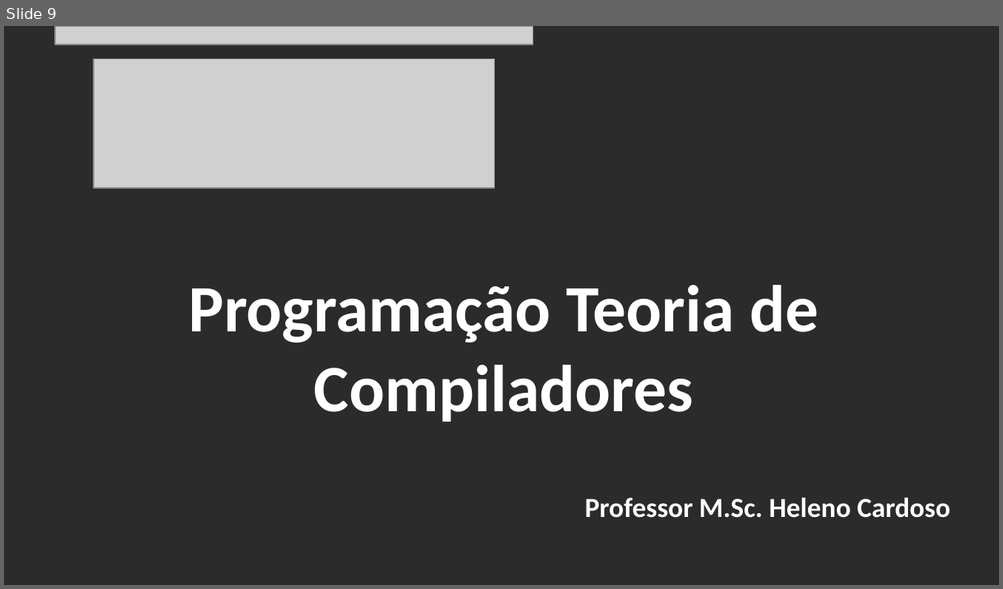
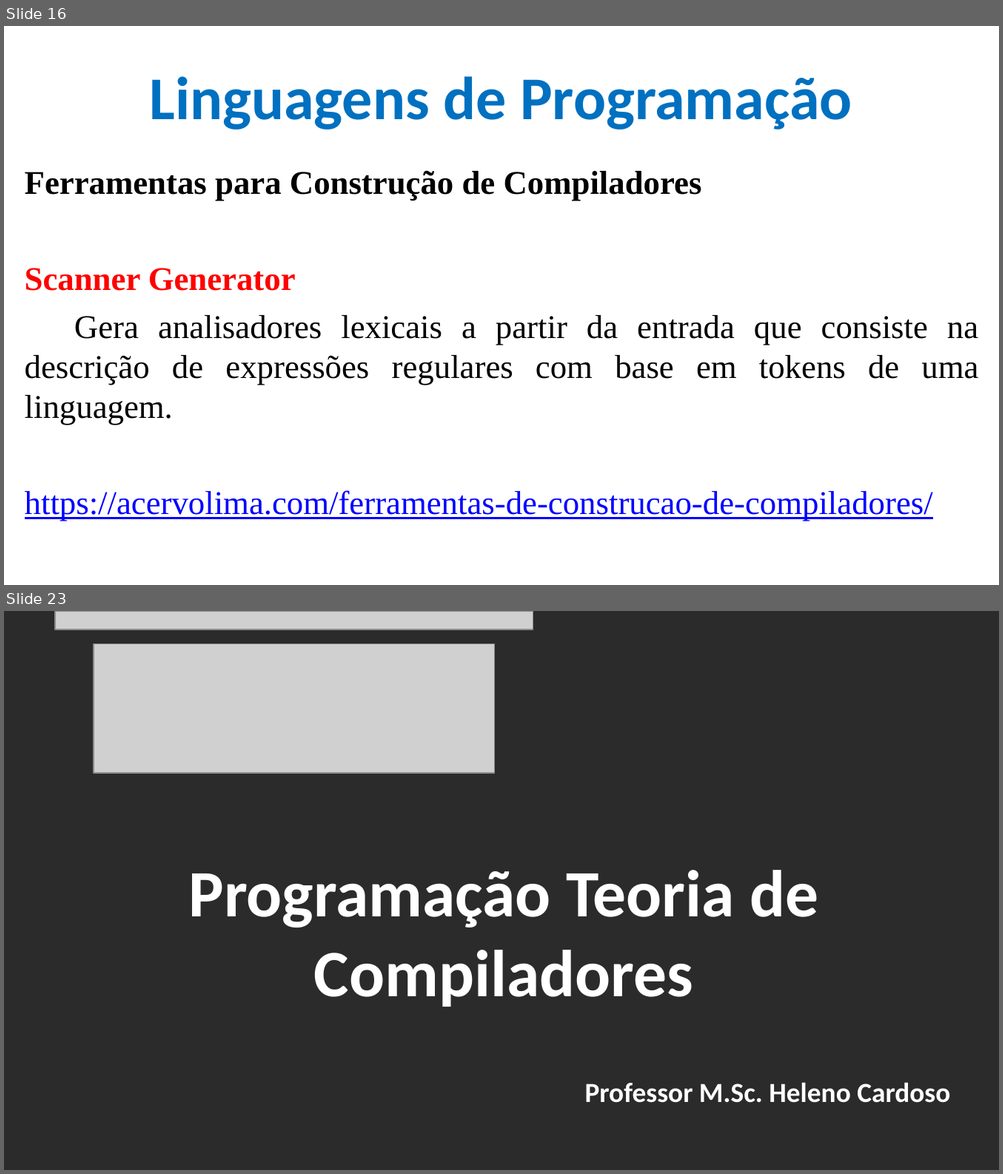
Before and after one commit to CloudEducationBrazil/WydenTeoriaCompiladores, a slide deck: 01 Classes/Aula 03 Teoria de Compiladores - Linguagens de programação.pptx. Shown one above the other, each under a label of ours: slide 9 before the commit, slides 16 and 23 after it; the slides between them are not shown. The pictures are 1003x589 and 1003x1174 pixels, drawn with LibreOffice and Linux fonts; fonts in the diff are those of the drawing; grey boxes stand for pictures; background and template pictures are left out; a plain dark background stands for a picture behind light text. Boxes give left, top, right and bottom in pixels: in the first picture for what was removed or moved away, otherwise in the second. Text is boxed around its words. In the diff, an @@ line names an element or a change of style, - is before the commit and + after.

Commit message:
Aula 03 Teoria de compiladores 21092022

```diff
--- a/01 Classes/Aula 03 Teoria de Compiladores - Linguagens de programação.pptx
+++ b/01 Classes/Aula 03 Teoria de Compiladores - Linguagens de programação.pptx
@@ slide 16 added at (4,26,999,585), background picture (left out) @@
@@ title added at (149,76,852,130), 44 pt, text #0070C0, bold @@
+Linguagens de Programação
@@ text added at (25,170,978,521), 24 pt, text #000000 @@
+Ferramentas para Construção de Compiladores
+Scanner Generator
+Gera analisadores lexicais a partir da entrada que consiste na descrição de expressões regulares com base em tokens de uma linguagem.
+https://acervolima.com/ferramentas-de-construcao-de-compiladores/
@@ what was slide 9 is now slide 23 @@
```
Also in this commit, not shown: 6 slides changed, 13 other slides added.
